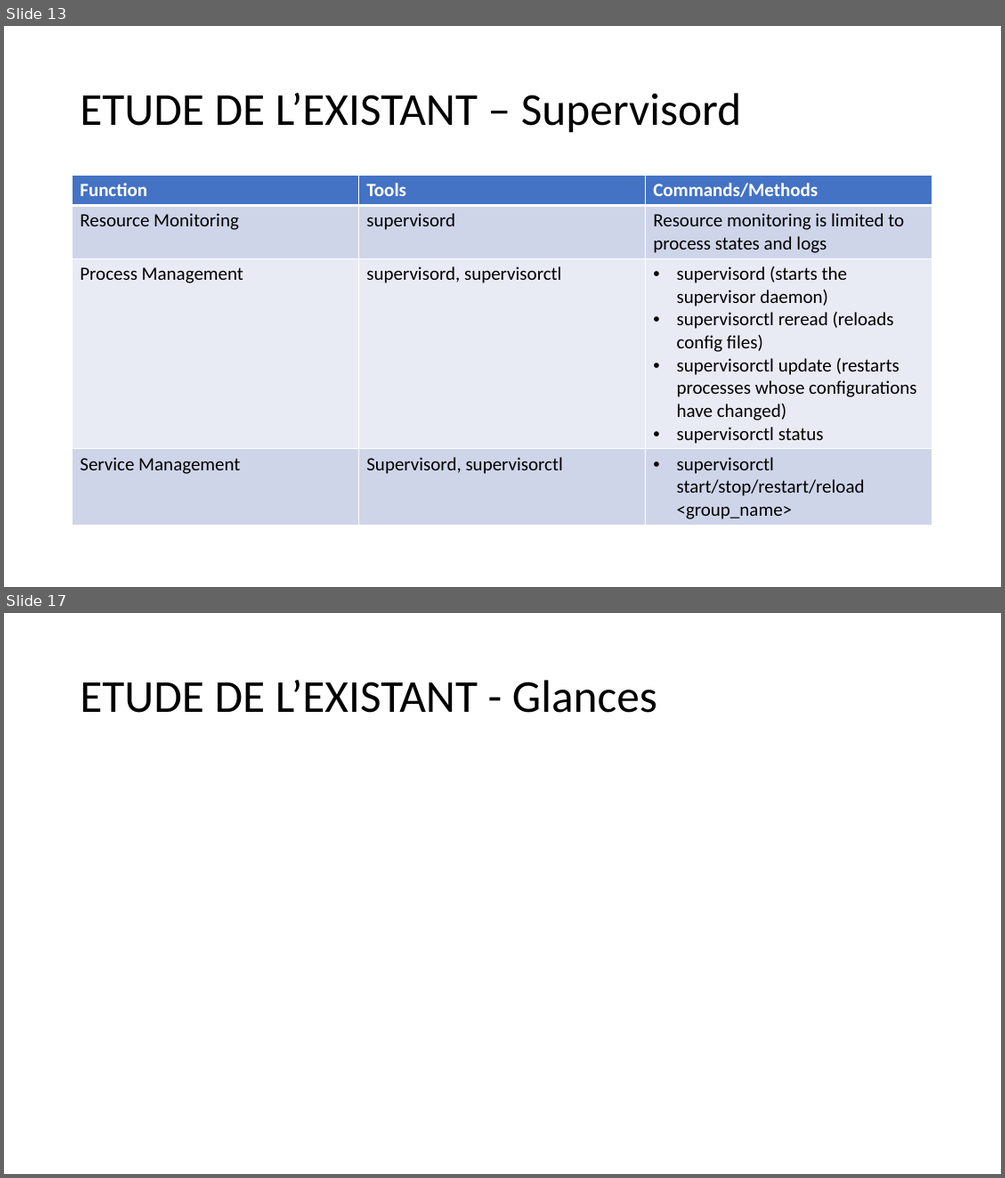
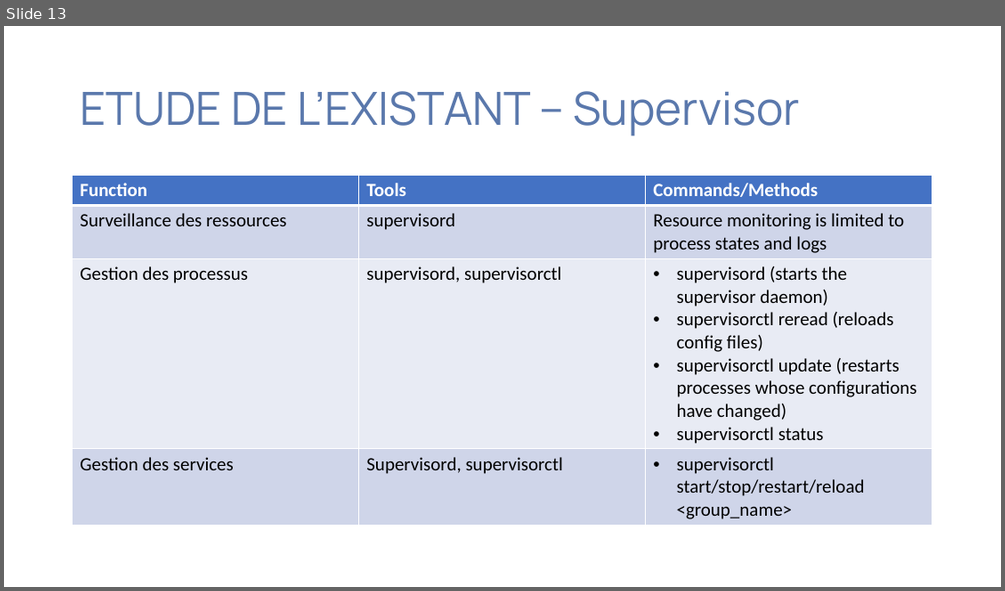
Before and after one commit to Nguh-Prince/TaskMan, a slide deck: documents/CAHIER D’ANALYSES POUR LE GESTIONNAIRE DE TACHES.pptx. Shown one above the other, each under a label of ours: slides 13 and 17 before the commit, slide 13 after it; the slides between them are not shown. The pictures are 1005x1178 and 1005x591 pixels, drawn with LibreOffice and Linux fonts; fonts in the diff are those of the drawing. Boxes give left, top, right and bottom in pixels: in the first picture for what was removed or moved away, otherwise in the second. Text is boxed around its words. In the diff, an @@ line names an element or a change of style, - is before the commit and + after.

```diff
--- a/documents/CAHIER D’ANALYSES POUR LE GESTIONNAIRE DE TACHES.pptx
+++ b/documents/CAHIER D’ANALYSES POUR LE GESTIONNAIRE DE TACHES.pptx
@@ slide 17 removed at bbox=[4, 613, 1001, 1174], background #FFFFFF @@
@@ title removed at bbox=[80, 680, 657, 713] @@
-ETUDE DE L’EXISTANT - Glances
@@ slide 13 changed as well @@
@@ title at bbox=[80, 91, 800, 136]: text changed; font Calibri to Manrope; text colour #000000 to #5A78AC @@
-ETUDE DE L’EXISTANT – Supervisord
+ETUDE DE L’EXISTANT – Supervisor
@@ table at bbox=[73, 176, 932, 523] @@
-row 2, column 1: Resource Monitoring
+row 2, column 1: Surveillance des ressources
-row 3, column 1: Process Management
+row 3, column 1: Gestion des processus
-row 4, column 1: Service Management
+row 4, column 1: Gestion des services
```
Also in this commit, not shown: 14 other slides changed, 2 slides added, 2 other slides removed, 57 other files.
